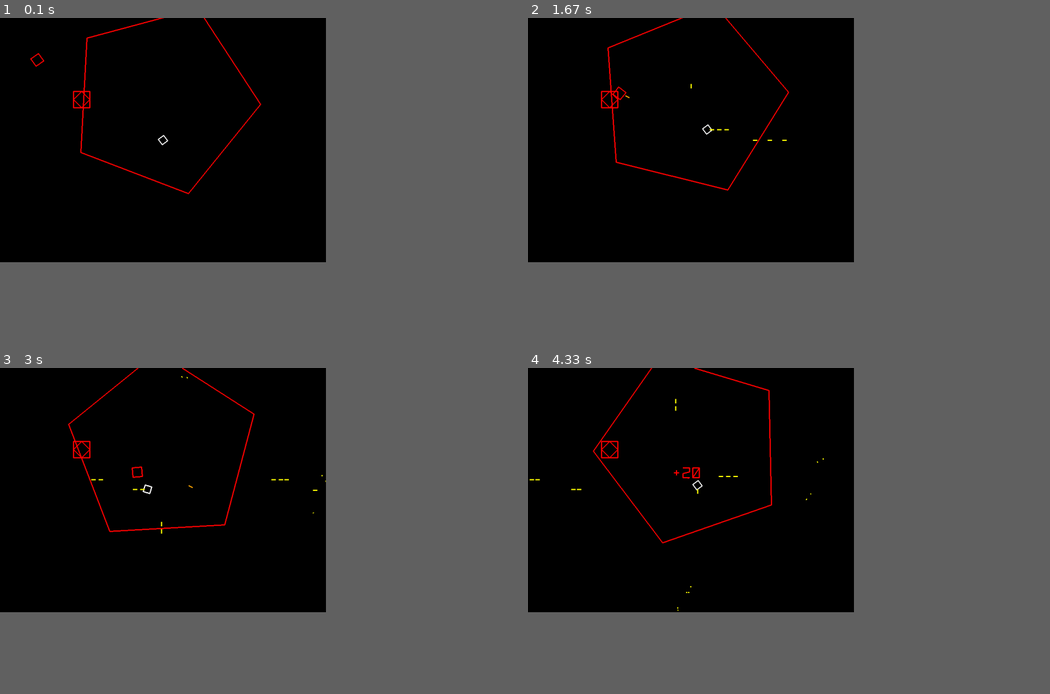
Above: before the commit, frames 1-4 (two rows, left to right).
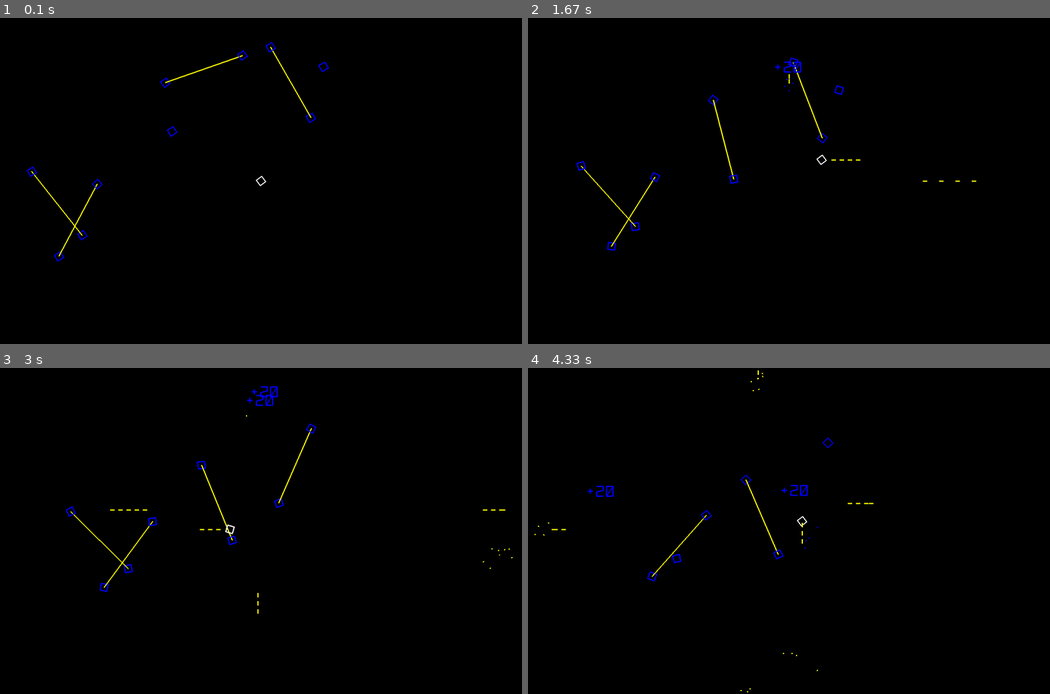
Above: after the commit, the same moments.

Repository: icedman/pygame_chaos_vectors
Game: pygame game, started from main.py
The game is run twice, just before and just after one commit, with the same random seed, the same clock (stepped at 60 frames per second) and the same inputs.
Inputs:
- Up to frame 1 (0.1 s): no input
- Up to frame 2 (1.67 s): hold Right 0.33-0.8 s; hold Up 0.83-1.13 s; hold W 0.83-1.13 s; hold Right 1.17-1.63 s; hold D 1.17-1.63 s
- Up to frame 3 (3 s): hold Left 1.67-2.2 s; hold A 1.67-2.2 s; hold Down 2.23-2.53 s; hold S 2.23-2.53 s; hold Left 2.57-2.97 s; hold A 2.57-2.97 s
- Up to frame 4 (4.33 s): hold Up 3-3.37 s; hold W 3-3.37 s; hold Right 3.4-4.03 s; hold D 3.4-4.03 s; hold Down from 4.07 s (still down); hold S from 4.07 s (still down)
In our replay, the window is 562x421 before the commit and 900x562 after it. These sizes can differ from the game's own. Grey fills any space a smaller window leaves; there, only what the larger window draws over its background counts as a difference.

The runs differ from the first frame. In frame 1, 1.2% of the frame differs, in the area x 5-64%, y 0-75%; in frame 2, 1.3%; in frame 3, 1.4%, in the area x 12-99%, y 0-76%; in frame 4, 1.3%.

Commit message:
tweak line and snake

Diff:
--- a/draw.py
+++ b/draw.py
@@ -78,11 +78,11 @@
             self.drawLine(p1[0], p1[1], p2[0], p2[1], color)
 
     def drawPolygonPoints(self, points, color):
-        for i in range(1, len(points)+1):
+        for i in range(1, len(points) + 1):
             p1 = points[i - 1]
             k = i
-            if (k == len(points)):
-                k =0
+            if k == len(points):
+                k = 0
             p2 = points[k]
             self.drawLine(p1[0], p1[1], p2[0], p2[1], color)
 
--- a/entities.py
+++ b/entities.py
@@ -21,6 +21,7 @@
     shot = 13
     enemyShot = 14
     particle = 15
+    floatingText = 16
     none = 99
 
 
@@ -29,28 +30,34 @@
     pos: Vector = Vector()
     direction: Vector = Vector()
 
-    max_count = -1
+    max_count = 30
     speed = 1.0
     radius = 12
     color = "red"
+    points = 20
     shape = ""
     life = 0
     tick = 0
     freeze = 0
     toward_range = 0
     rotate_toward = False
-    generate_what: EntityType = EntityType.none
     angle = 0
     spin_speed = 0
     dodge = False
     wall = False
     text = ""
-
-    # snake & snake body
+    shield = 0
+
+    # snake & line
     rotation = 0
     rotation_dir = 0
     headNode = None
     nextNode = None
+
+    # generator
+    generate_rate = 0
+    generate_what: EntityType = EntityType.none
+    generate_size = 0
 
     def init(self):
         n = self
@@ -65,12 +72,18 @@
         # print('update')
         return
 
+    # todo add movements
+    # zigzag (line & snake)
+    # intercept
+    # square
+    # lines
+
     def create(self):
         return Entity()
 
     def kill(self):
         e = self
-        createFloatingText(e.pos.x, e.pos.y, "+20", e.color)
+        createFloatingText(e.pos.x, e.pos.y, "+{}".format(e.points), e.color)
         createParticles(e.pos.x, e.pos.y, 4, e.color)
         entityService.destroy(e)
 
@@ -174,11 +187,9 @@
 
 
 def createFloatingText(x, y, text, color):
-    p = entityService.create(x, y, EntityType.particle)
+    p = entityService.create(x, y, EntityType.floatingText)
     p.text = text
     p.color = color
-    p.life = 1500
-    p.direction = Vector(0, 1)
     entityService.attach(p)
 
 
@@ -225,6 +236,7 @@
         self.color = "purple"
         self.speed = 3
         self.toward_range = gameState.screen["width"]
+        self.max_count = 60
 
     def create(self):
         return PurpleSquare()
@@ -266,6 +278,7 @@
         self.color = "red"
         self.speed = 2.5
         self.direction = Vector(0, 0)
+        self.max_count = 4
 
     def create(self):
         return RedCircle()
@@ -279,7 +292,9 @@
         self.radius = 16
         self.color = "red"
         self.speed = 2.45
-        # self.max = 5 (max hits)
+        self.shield = 5
+        self.spin_speed = 0
+        self.rotate_toward = True
         self.toward_range = gameState.screen["width"]
 
     def create(self):
@@ -326,7 +341,8 @@
         self.speed = 3.5
         self.rotation = Rand(0, 360)
         self.spin_speed = 0
-        # self.max = 2
+        self.shield = 3
+        self.max_count = 12
 
     def create(self):
         return Snake()
@@ -341,7 +357,7 @@
         n = self
         if n.nextNode == None:
             h = n
-            for i in range(0, 8):
+            for i in range(0, 8 + Rand(0, 12)):
                 b = entityService.create(n.pos.x, n.pos.y, EntityType.snakeBody)
                 h.nextNode = b
                 b.headNode = h
@@ -381,6 +397,7 @@
         self.speed = 3.5
         self.rotate_toward = True
         self.spin_speed = 0
+        self.max_count = 80
 
     def create(self):
         return SnakeBody()
@@ -397,24 +414,120 @@
             createParticles(e.pos.x, e.pos.y, 2, e.color)
             return
 
-        e.speed = h.speed
+        dist = distance(h.pos.x, h.pos.y, e.pos.x, e.pos.y)
+        mdist = (h.radius + e.radius) * 0.75
+
+        # vh = Vector(e.pos.x - h.pos.x, e.pos.y - h.pos.y)
+        # vh.normalize()
+        # e.speed = h.speed - 0.01
+        # vh.scale(mdist)
+        # e.direction = Vector.identity()
+        # e.pos = Vector.copy(h.pos)
+        # e.pos.add(vh)
+
         dx = e.direction.x
         dy = e.direction.y
         hx = h.pos.x - e.pos.x
         hy = h.pos.y - e.pos.y
-        dist = distance(h.pos.x, h.pos.y, e.pos.x, e.pos.y)
-        mdist = (h.radius + e.radius) * 0.75
         if dist >= mdist:
             dx = (hx / dist) * h.speed
             dy = (hy / dist) * h.speed
         else:
-            dx *= 0.6
-            dy *= 0.6
+            dx *= 0.5
+            dy *= 0.5
 
         e.direction = Vector(dx, dy)
+
+    def repel(self):
+        return
 
     def kill(self):
         createParticles(self.pos.x, self.pos.y, 3, self.color)
+
+
+class LineEnd(Entity):
+    def init(self):
+        Entity.init(self)
+        self.radius = 12
+        self.color = "blue"
+        self.speed = 1.0
+        self.toward_range = gameState.screen["width"]
+
+    def create(self):
+        return LineEnd()
+
+    def update(self, dt):
+        e = self
+
+        chain_length = 200
+
+        # find unhinged
+        if e.nextNode == None and e.headNode == None:
+            for f in entityService.entities[e.type]:
+                if f == e:
+                    continue
+                if f.headNode != None or f.nextNode != None:
+                    continue
+                dist = distance(f.pos.x, f.pos.y, e.pos.x, e.pos.y)
+                if dist < chain_length:
+                    e.nextNode = f
+                    f.headNode = e
+                    break
+
+        if e.nextNode != None:
+            f = e.nextNode
+            v = Vector(f.pos.x - e.pos.x, f.pos.y - e.pos.y)
+            v.normalize()
+            v.scale(chain_length)
+            f.pos = Vector.copy(e.pos)
+            f.pos.x += v.x
+            f.pos.y += v.y
+            return
+
+        # kill player with line
+
+    def kill(self):
+        e = self
+        # unhinge before killing
+        if e.headNode != None:
+            e.headNode.nextNode = None
+            e.headNode = None
+        if e.nextNode != None:
+            e.nextNode.headNode = None
+            e.nextNode = None
+        Entity.kill(e)
+
+
+class Generator(Entity):
+    def init(self):
+        Entity.init(self)
+        self.radius = 16
+        self.color = "yellow"
+        self.speed = 2
+        self.spin_speed = 0.5
+        self.shield = 2
+        self.direction = Vector(0, 0)
+        self.max_count = 6
+
+        self.generate_what = EntityType.pinkPinwheel
+        self.generate_size = 10
+        self.generate_rate = 30
+
+    def create(self):
+        return Generator()
+
+    def update(self, dt):
+        e = self
+        max_tick = (e.generate_rate + 42 - e.generate_size) * 10
+        if (e.tick * gameState.speed_scale) / 2 > max_tick:
+            e.tick = 0
+            entityService.attach(
+                entityService.create(
+                    e.pos.x + Rand(-10, 10), e.pos.y + Rand(-10, 10), e.generate_what
+                )
+            )
+
+        self.direction = Vector.identity()
 
 
 class Shot(Entity):
@@ -458,7 +571,10 @@
                 dist = distance(n.pos.x, n.pos.y, e.pos.x, e.pos.y)
                 if dist < (n.radius + e.radius):
                     entityService.destroy(e)
-                    n.kill()
+                    if n.shield > 0:
+                        n.shield -= 1
+                    else:
+                        n.kill()
                     return
 
 
@@ -480,7 +596,7 @@
         dist = distance(n.pos.x, n.pos.y, e.pos.x, e.pos.y)
         if dist < e.radius + n.radius:
             entityService.destroy(self)
-            print("player hit")
+            # print("player hit")
 
 
 class Particle(Entity):
@@ -489,9 +605,22 @@
         self.radius = 2
         self.life = 1000
         self.speed = gameState.speed_particle
+        self.max_count = 120
 
     def create(self):
         return Particle()
+
+
+class FloatingText(Entity):
+    def init(self):
+        Entity.init(self)
+        self.life = 1500
+        self.radius = 0
+        self.direction = Vector(0, -1)
+        self.max_count = 20
+
+    def create(self):
+        return FloatingText()
 
 
 class Player(Entity):
@@ -554,7 +683,7 @@
                 if dist < (n.radius + e.radius):
                     e.color = "red"
                     n.kill()
-                    print("player hit")
+                    # print("player hit")
                     return
 
 
@@ -570,16 +699,17 @@
         EntityType.purpleSquare: PurpleSquare(),
         EntityType.blueCircle: BlueCircle(),
         EntityType.redCircle: RedCircle(),
-        EntityType.lineEnd: Entity(),
+        EntityType.lineEnd: LineEnd(),
         EntityType.snake: Snake(),
         EntityType.snakeBody: SnakeBody(),
         EntityType.redClone: RedClone(),
         EntityType.butterfly: Butterfly(),
-        EntityType.generator: Entity(),
+        EntityType.generator: Generator(),
         EntityType.player: Player(),
         EntityType.shot: Shot(),
         EntityType.enemyShot: EnemyShot(),
         EntityType.particle: Particle(),
+        EntityType.floatingText: FloatingText(),
     }
 
     def init(self):
@@ -592,6 +722,7 @@
         self.enemies[EntityType.shot] = []
         self.enemies[EntityType.enemyShot] = []
         self.enemies[EntityType.particle] = []
+        self.enemies[EntityType.floatingText] = []
 
     def create(self, x, y, what, freeze=0):
         e = self.defs[what].create()
@@ -608,9 +739,13 @@
         self.entities[e.type].append(e)
 
     def destroy(self, e: Entity):
-        idx = self.entities[e.type].index(e)
-        if idx != -1:
-            del self.entities[e.type][idx]
+        try:
+            idx = self.entities[e.type].index(e)
+            if idx != -1:
+                del self.entities[e.type][idx]
+        except:
+            # could have been removed already (like a shot's life expiriing while also killing a enemy)
+            return
 
     def update(self, e: Entity, dt):
         e.tick += dt
--- a/game.py
+++ b/game.py
@@ -1,5 +1,6 @@
 from state import gameState
 from entities import entityService, EntityType
+from maths import *
 import particles
 
 
@@ -20,7 +21,12 @@
         # entityService.attach(entityService.create(100, 100, EntityType.blueCircle))
         # entityService.attach(entityService.create(100, 100, EntityType.purpleSquare))
         # entityService.attach(entityService.create(100, 100, EntityType.snake))
-        entityService.attach(entityService.create(100, 100, EntityType.redClone))
+        # entityService.attach(entityService.create(100, 100, EntityType.redClone))
+        # entityService.attach(entityService.create(100, 100, EntityType.generator))
+        for i in range(0, 10):
+            entityService.attach(
+                entityService.create(Rand(100, 800), Rand(100, 600), EntityType.lineEnd)
+            )
 
         self.centerPlayer()
 
@@ -40,4 +46,130 @@
             for e in ek:
                 entityService.update(e, dt)
 
-        # gameService.spawn(gameState.tick/2);
+        # self.spawn(gameState.tick)
+
+    def randomCorner(self, c):
+        x = 0
+        y = 0
+        corner = Floor(c)
+
+        if corner > 4 and corner < 12:
+            pair = [
+                [],
+                [],
+                [],
+                [],
+                [],
+                [1, 4],
+                [1, 2],
+                [2, 3],
+                [3, 4],
+                [1, 3],
+                [1, 4],
+                [2, 4],
+            ]
+            p = pair[corner]
+            corner = Rand(1, 4) if (corner == 5) else RndOr(p[0], p[1])
+
+        if corner < 5:
+            pw = gameState.screen["width"]
+            ph = gameState.screen["height"]
+            cp = [
+                [30, pw - 30, 30, ph - 30],
+                [30, 80, 30, 80],
+                [pw - 80, pw - 30, 30, 80],
+                [pw - 80, pw - 30, ph - 80, ph - 30],
+                [30, 80, ph - 80, ph - 30],
+            ][corner]
+            x = Rand(cp[0], cp[1])
+            y = Rand(cp[2], cp[3])
+        else:
+            angle = Rand(0, 360)
+            mag = 240
+            x = gameState.player.pos.x + Cos(angle) * mag
+            y = gameState.player.pos.y + Sin(angle) * mag
+
+        return Vector(x, y)
+
+    def randomEnemy(self, gt, plus=0):
+        sel = Min(Floor(gt / 1100), 8)
+        rr = [[0, 1], [0, 2], [0, 3], [0, 4], [0, 5], [0, 6], [0, 7], [0, 8], [0, 9]]
+        return EntityType(Rand(rr[sel][0], rr[sel][1]) + plus)
+
+    def spawnEnemy(self, type, freeze, corner, gen=EntityType.none):
+        corner = self.randomCorner(corner)
+        x = corner.x
+        y = corner.y
+
+        # valid and safeXY
+        enemy = entityService.create(x, y, EntityType(type), freeze)
+        enemy.generate_what = gen
+        entityService.attach(enemy)
+
+        return enemy
+
+    def spawn(self, t):
+        gtt = Floor(t / 20)
+        if gtt == gameState.last_gt or gtt == 0:
+            return
+
+        gameState.last_gt = gtt
+
+        gameState.spawn_gt += 1
+        gt = gameState.spawn_gt
+
+        # just random
+        if ((gt / 350) % 2 < 1) and (gt % 33 < 1):
+            self.spawnEnemy(self.randomEnemy(gt), 0, Rand(0, 12))
+
+        # generator
+        if gt % 444 < 1:
+            gk = self.randomEnemy(gt / 3 + 500, 1)
+            sz = Min(Rand(0, 16 + gt / 2000), 32)
+            rate = Min(80 + Rand(0, 60) - gt / 1000, 60)
+            if gk == EntityType.redClone:  # 'no clone generator
+                gk = EntityType.butterfly  # 'butterfly generator
+            if gk == EntityType.redCircle:  # 'no sun generator
+                gk = EntityType(Rand(3, 5))  # 'green, purp, or blue;
+            generator = self.spawnEnemy(EntityType.generator, 20, Rand(0, 12))
+            generator.generate_rate = rate
+            generator.generate_size = sz
+            generator.generate_what = gk
+
+        # some time base spawn computation
+        gt4k = (gt % 4000) % 2 == 1 and (gt % 3333) == 0
+        sp = [
+            [(gt % 777 == 0), 0, 12, 3, 15, 24, 750, 2, 100, 5, 2 * 8, 24, 2, 1],
+            [(gt % 1850 == 0), 0, 12, 2, 15, 24, 750, 2, 175, 5, 2 * 8, 24, 2, 1],
+            [(gt % 2900 == 0), 5, 0, 2, 20, 40, 750, 3, 300, 5, 3 * 8, 24, 3, 1],
+            [gt4k, 0, 11, 2, 20, 40, 750, 3, 300, 5, 3 * 8, 24, 3],
+        ]
+
+        idx = 0
+        for ss in sp:
+            c = 0  # corner
+            x = 0  # enemy type
+            t = 0
+            if ss[0]:
+                c = Rand(ss[1], ss[2])
+                x = self.randomEnemy(gt / ss[3])
+                t = Min(Rand(ss[4], ss[5] + (gt / ss[6])) * ss[7], ss[8])
+                if x == ss[9]:
+                    t = ss[10]
+                gameState.spawn_count[idx] = t
+            idx += 1
+
+        for idx in range(0, len(gameState.spawn_count)):
+            ss = sp[idx]
+            t = gameState.spawn_count[idx]
+            if t > 0:
+                t -= 1
+                gameState.spawn_count[idx] = t
+                if t % ss[12] == 0:
+                    self.spawnEnemy(x, ss[11], c)
+                    if x == EntityType.butterfly:  # ' 2X more indigo triangles'
+                        self.spawnEnemy(x, ss[11], c)
+
+        if gt % 50 * 60 == 1:  # 'every minute?
+            inc = 0.15 + gameState.starting_difficulty * 0.1
+            gameState.speed_nme += inc
--- a/main.py
+++ b/main.py
@@ -6,7 +6,7 @@
 from renderer import Renderer, renderShape
 
 pygame.init()
-size = [800, 600]
+size = [1280, 800]
 screen = pygame.display.set_mode(size)
 done = False
 gfx = Context(screen)
@@ -45,14 +45,14 @@
 
     gfx.save()
 
-    gfx.save()
-    gfx.rotate(rot)
-    gfx.scale(2, 2)
-    gfx.translate(400, 200)
-    gfx.drawPolygon(0, 0, 120, 5, 'red')
-    gfx.restore()
-
-    rot = (rot + 1) % 360
+    # gfx.save()
+    # gfx.rotate(rot)
+    # rot = (rot + 1) % 360
+    # gfx.scale(2, 2)
+    # gfx.translate(400, 200)
+    # gfx.drawPolygon(0, 0, 120, 5, 'red')
+    # gfx.restore()
+    # renderShape(gfx, 'square_diamond', 200, 200, 40)
 
     entities = game.entities()
     for k in entities.keys():
@@ -60,7 +60,5 @@
         for e in ek:
             Renderer.renderEntity(gfx, e)
 
-    renderShape(gfx, 'square_diamond', 200, 200, 40)
-
     gfx.restore()
     pygame.display.flip()
--- a/maths.py
+++ b/maths.py
@@ -3,6 +3,10 @@
 
 
 def Rand(s, e):
+    s = Floor(s)
+    e = Floor(e)
+    if e < s:
+        return s
     return random.randint(s, e)
 
 
@@ -25,6 +29,10 @@
 
 def Sqr(a):
     return math.sqrt(a)
+
+
+def Min(a, b):
+    return a if a < b else b
 
 
 def Abs(a):
@@ -247,8 +255,15 @@
             r.M[col] = sum
         return r
 
-    # def add():
-    # def multiply():
+    def add(self, v):
+        self.x += v.x
+        self.y += v.y
+        self.z += v.z
+
+    def subtract(self, v):
+        self.x -= v.x
+        self.y -= v.y
+        self.z -= v.z
 
     def scale(self, s):
         self.x *= s
@@ -257,6 +272,12 @@
 
     def normalize(self):
         l = self.length()
+        if (l) == 0:
+            self.x = 0
+            self.y = 0
+            self.z = 0
+            return
+
         self.x = self.x / l
         self.y = self.y / l
         self.z = self.z / l
--- a/renderer.py
+++ b/renderer.py
@@ -5,32 +5,44 @@
 from entities import *
 from shapes import shapes
 
-def renderShape(ctx: Context, shape: str, x, y, r, color = 'red'):
-    sl = shapes[shape]['shapes']
+
+def renderShape(ctx: Context, shape: str, x, y, r, color="red"):
+    sl = shapes[shape]["shapes"]
     ctx.save()
     ctx.scale(r, r)
     ctx.translate(x, y)
     for s in sl:
         points = []
-        for p in s['points']:
+        for p in s["points"]:
             points.append(p)
         ctx.translate(points[0][0] * r, points[0][1] * r)
         del points[0]
         ctx.drawPolygonPoints(points, color)
     ctx.restore()
 
+
 def renderEntityShape(ctx: Context, e: Entity):
     return
 
+
 def renderDefault(ctx: Context, e: Entity):
-    ctx.save()
-    ctx.rotate(e.angle)
-    ctx.translate(e.pos.x, e.pos.y)
-    ctx.drawPolygon(0, 0, e.radius, 4, e.color)
-    ctx.restore()
-    if e.text != '':
+    if e.radius > 0:
+        ctx.save()
+        ctx.rotate(e.angle)
+        ctx.translate(e.pos.x, e.pos.y)
+        ctx.drawPolygon(0, 0, e.radius, 4, e.color)
+        ctx.restore()
+    if e.text != "":
         ctx.drawText(e.pos.x, e.pos.y, e.text, 2, e.color)
-    return
+
+
+def renderLineEnd(ctx: Context, e: Entity):
+    renderDefault(ctx, e)
+    if e.headNode != None:
+        return
+    if e.nextNode != None:
+        ctx.drawLine(e.pos.x, e.pos.y, e.nextNode.pos.x, e.nextNode.pos.y, "yellow")
+
 
 def renderShot(ctx: Context, e: Entity):
     d = Vector.copy(e.direction)
@@ -45,6 +57,7 @@
     )
     return
 
+
 def renderParticle(ctx: Context, e: Entity):
     d = Vector.copy(e.direction)
     d.normalize()
@@ -58,8 +71,8 @@
     )
     return
 
+
 class Renderer:
-
     defs: dict[EntityType, any] = {
         EntityType.pinkPinwheel: renderDefault,
         EntityType.blueDiamond: renderDefault,
@@ -67,7 +80,7 @@
         EntityType.purpleSquare: renderDefault,
         EntityType.blueCircle: renderDefault,
         EntityType.redCircle: renderDefault,
-        EntityType.lineEnd: renderDefault,
+        EntityType.lineEnd: renderLineEnd,
         EntityType.snake: renderDefault,
         EntityType.redClone: renderDefault,
         EntityType.butterfly: renderDefault,
@@ -77,6 +90,7 @@
         EntityType.shot: renderShot,
         EntityType.enemyShot: renderShot,
         EntityType.particle: renderParticle,
+        EntityType.floatingText: renderDefault,
     }
 
     @staticmethod
@@ -84,5 +98,5 @@
         r = Renderer.defs[e.type]
         r(ctx, e)
 
-        if e.text != '':
+        if e.text != "":
             ctx.drawText(e.pos.x, e.pos.y, e.text, 2, e.color)
--- a/shapes.py
+++ b/shapes.py
@@ -1,156 +1,48 @@
-
 shapes = {
-  "square": {
-    "shapes": [
-      {
-        "scale": 1,
-        "points": [
-          [
-            0.0,
-            0.0,
-            0.0
-          ],
-          [
-            -0.5,
-            0.5,
-            0.0
-          ],
-          [
-            0.5,
-            0.5,
-            0.0
-          ],
-          [
-            0.5,
-            -0.5,
-            0.0
-          ],
-          [
-            -0.5,
-            -0.5,
-            0.0
-          ],
-          [
-            -0.5,
-            0.5,
-            0.0
-          ]
+    "square": {
+        "shapes": [
+            {
+                "scale": 1,
+                "points": [
+                    [0.0, 0.0, 0.0],
+                    [-0.5, 0.5, 0.0],
+                    [0.5, 0.5, 0.0],
+                    [0.5, -0.5, 0.0],
+                    [-0.5, -0.5, 0.0],
+                    [-0.5, 0.5, 0.0],
+                ],
+            }
         ]
-      }
-    ]
-  },
-  "square_diamond": {
-    "shapes": [
-      {
-        "scale": 1,
-        "points": [
-          [
-            0.0,
-            0.0,
-            0.0
-          ],
-          [
-            0.0,
-            -0.5,
-            0.0
-          ],
-          [
-            -0.5,
-            0.0,
-            0.0
-          ],
-          [
-            0.0,
-            0.5,
-            0.0
-          ],
-          [
-            0.5,
-            0.0,
-            0.0
-          ],
-          [
-            0.0,
-            -0.5,
-            0.0
-          ]
+    },
+    "square_diamond": {
+        "shapes": [
+            {
+                "scale": 1,
+                "points": [
+                    [0.0, 0.0, 0.0],
+                    [0.0, -0.5, 0.0],
+                    [-0.5, 0.0, 0.0],
+                    [0.0, 0.5, 0.0],
+                    [0.5, 0.0, 0.0],
+                    [0.0, -0.5, 0.0],
+                ],
+            },
+            {
+                "scale": 1,
+                "points": [
+                    [0.0, 0.0, 0.0],
+                    [-0.5, 0.5, 0.0],
+                    [0.5, 0.5, 0.0],
+                    [0.5, -0.5, 0.0],
+                    [-0.5, -0.5, 0.0],
+                    [-0.5, 0.5, 0.0],
+                ],
+            },
         ]
-      },
-      {
-        "scale": 1,
-        "points": [
-          [
-            0.0,
-            0.0,
-            0.0
-          ],
-          [
-            -0.5,
-            0.5,
-            0.0
-          ],
-          [
-            0.5,
-            0.5,
-            0.0
-          ],
-          [
-            0.5,
-            -0.5,
-            0.0
-          ],
-          [
-            -0.5,
-            -0.5,
-            0.0
-          ],
-          [
-            -0.5,
-            0.5,
-            0.0
-          ]
-        ]
-      }
-    ]
-  },
-  "triangle": {
-    "shapes": [
-      {
-        "scale": 0.8,
-        "polygon": 3
-      }
-    ]
-  },
-  "pentagon": {
-    "shapes": [
-      {
-        "scale": 0.8,
-        "polygon": 5
-      }
-    ]
-  },
-  "hexagon": {
-    "shapes": [
-      {
-        "scale": 0.8,
-        "polygon": 6
-      }
-    ]
-  },
-  "octagon": {
-    "shapes": [
-      {
-        "scale": 0.8,
-        "polygon": 8
-      }
-    ]
-  },
-  "powerup": {
-    "shapes": [
-      {
-        "scale": 0.8,
-        "polygon": 6
-      }
-    ]
-  }
+    },
+    "triangle": {"shapes": [{"scale": 0.8, "polygon": 3}]},
+    "pentagon": {"shapes": [{"scale": 0.8, "polygon": 5}]},
+    "hexagon": {"shapes": [{"scale": 0.8, "polygon": 6}]},
+    "octagon": {"shapes": [{"scale": 0.8, "polygon": 8}]},
+    "powerup": {"shapes": [{"scale": 0.8, "polygon": 6}]},
 }
--- a/state.py
+++ b/state.py
@@ -1,6 +1,9 @@
 class GameState:
+    spawn_count = [0, 0, 0, 0]
+    starting_difficulty = 0
+
     speed_scale = 1
-    speed_player = 2
+    speed_player = 4
 
     tick = 0
     cnt = 0
@@ -17,26 +20,28 @@
     }
 
     speed_nme = 0.75
-    speed_shot = 4
+    speed_shot = 8
     speed_particle = 3
-    fire_rate = 200
+    fire_rate = 100
     last_gt = 0
+    spawn_gt = 0
 
     player = None
 
     def init(self):
-        speed_scale = 0.2
-        speed_player = 10
-        tick = 0
-        cnt = 0
-        keys = {}
-        speed_nme = 0.75
-        speed_shot = 4
-        speed_particle = 3
-        fire_rate = 200
-        last_gt = 0
-        player = None
-        return
+        self.speed_scale = 1
+        self.speed_player = 4
+        self.tick = 0
+        self.cnt = 0
+        self.keys = {}
+        self.speed_nme = 0.75
+        self.speed_shot = 8
+        self.speed_particle = 3
+        self.fire_rate = 100
+        self.last_gt = 0
+        self.spawn_gt = 0
+        self.player = None
+        self.spawn_count = [0, 0, 0, 0]
 
 
 gameState = GameState()
Not shown, added: license.md
